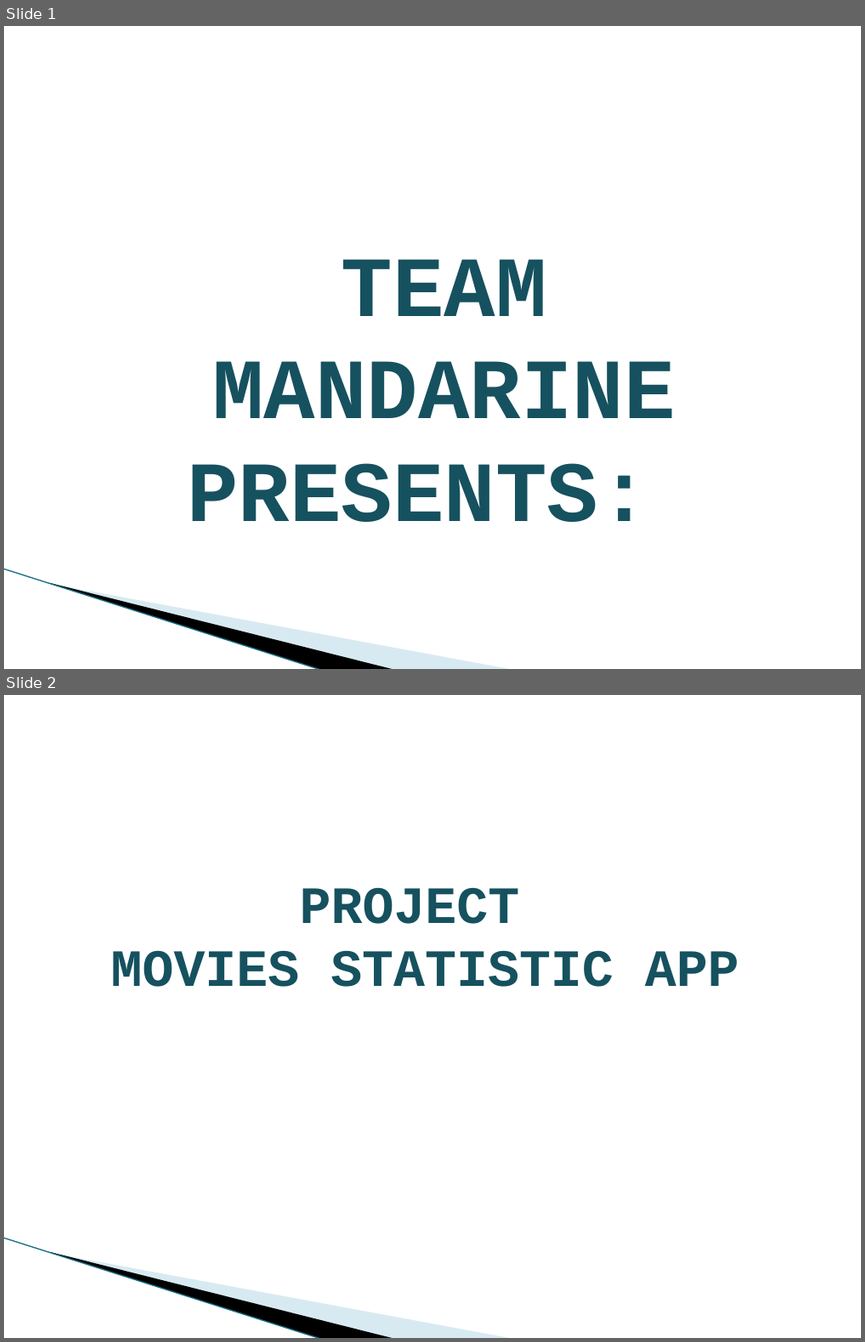
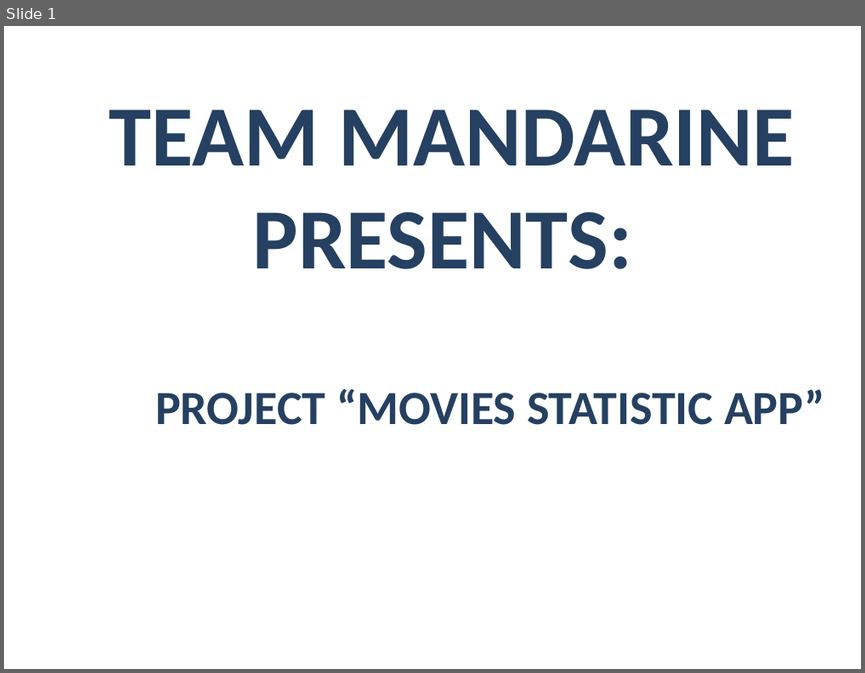
Before and after one commit to Acrelion/JS-Teamwork-Mandarine, a slide deck: Project Documentation/Presentation Mandarine.pptx. Shown one above the other, each under a label of ours: slides 1 and 2 before the commit, slide 1 after it. The pictures are 865x1342 and 865x673 pixels, drawn with LibreOffice and Linux fonts; fonts in the diff are those of the drawing; background and template pictures are left out. Boxes give left, top, right and bottom in pixels: in the first picture for what was removed or moved away, otherwise in the second. Text is boxed around its words. In the diff, an @@ line names an element or a change of style, - is before the commit and + after.

```diff
--- a/Project Documentation/Presentation Mandarine.pptx
+++ b/Project Documentation/Presentation Mandarine.pptx
@@ slide 2 removed at (4,695,861,1338), background #FFFFFF; not listed: 3 template elements that a slide beside it also shows @@
@@ text removed at (111,887,739,987) @@
-PROJECT
-MOVIES STATISTIC APP
@@ slide 1 changed as well @@
@@ text "TEAM MANDARINE": place and size @@
-text "TEAM MANDARINE" at (187,259,675,522)
+text "TEAM MANDARINE" at (109,109,794,269)
@@ text "TEAM MANDARINE" at (109,109,794,269): font Courier New to Calibri, text colour #175160 to #254061, letter outline #23487C 0.71 pt to #5E457C 0.71 pt @@
@@ text added at (155,389,825,425), 40 pt, text #254061, bold @@
+PROJECT “MOVIES STATISTIC APP”
@@ line removed from (4, 568) to (322, 669) @@
@@ freeform shape removed at (49,582,396,669) @@
@@ freeform shape removed at (51,583,514,669) @@
```
Also in this commit, not shown: 2 other slides changed, 6 slides added, 5 other slides removed.
